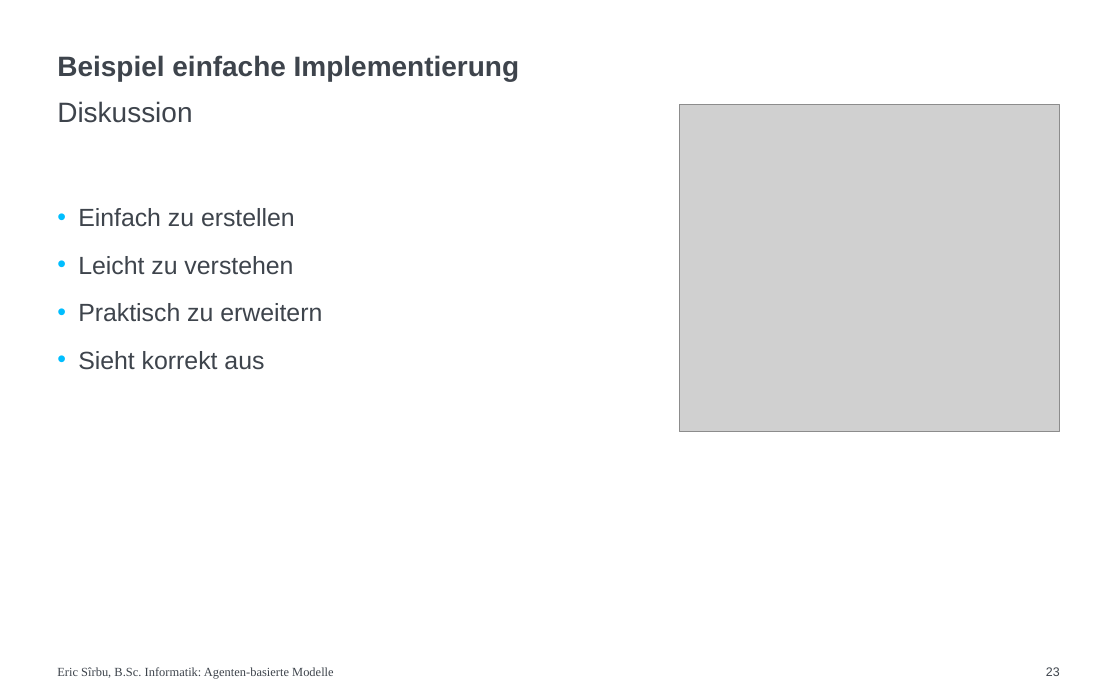
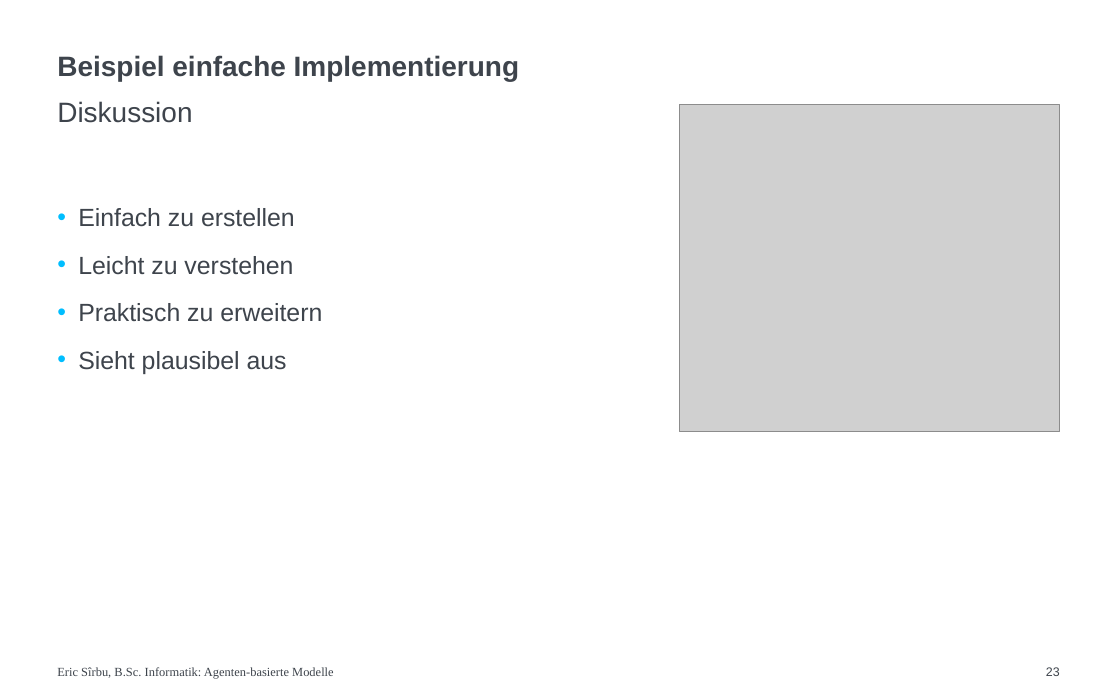
Before and after one commit to Eric-Sirbu/simple_abm, a slide deck: slide 23 of presentation/Präsentation-Agenten-basierte-Modelle.potx. Drawn at 1120x700 pixels with LibreOffice and Linux fonts; fonts in the diff are those of the drawing; grey boxes stand for pictures. Boxes give left, top, right and bottom in pixels: in the first picture for what was removed or moved away, otherwise in the second. Text is boxed around its words. In the diff, an @@ line names an element or a change of style, - is before the commit and + after.

```diff
--- a/presentation/Präsentation-Agenten-basierte-Modelle.potx
+++ b/presentation/Präsentation-Agenten-basierte-Modelle.potx
@@ text at <box>78,351,287,374</box>: text changed @@
-• Sieht korrekt aus
+• Sieht plausibel aus
```
Also in this commit, not shown: 1 other file.
